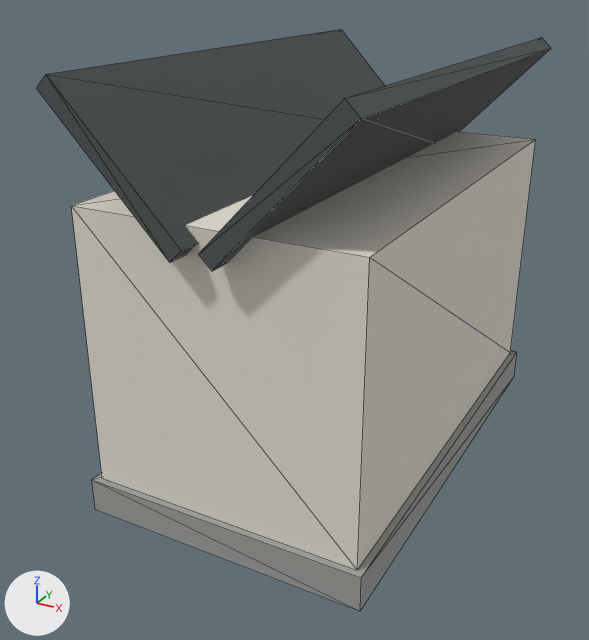
Two versions of the glTF model assets/runtime/models/norway/norway-house-white-dark_lod1.glb, one commit apart.
Camera for both pictures: a 50 mm camera at (8.95, -18.68, 12.71) aimed at (-0.71, -1.11, 3.92). The lights are fixed; the arrows at lower left show +X, +Y and +Z. The picture after the commit comes second. Mesh edges are drawn as thin lines. Vertices at exactly the same position are counted once.

Names of what the first picture shows: 'RF_House_Foundation', 'RF_House_RoofA', 'RF_House_RoofB', 'RF_House_Walls'.
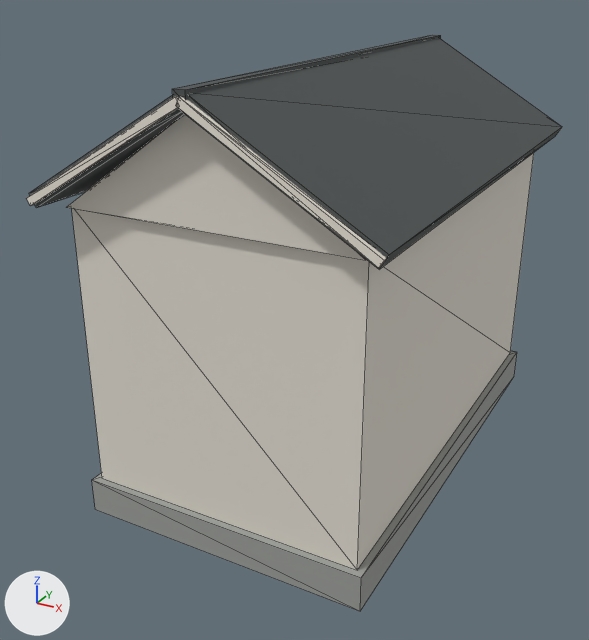
Not visible in the pictures: 'RF_House_VergeRightRear'.

Pixel boxes [x1, y1, x2, y2] of what changed, in the pictures (589 x 640 px):
'RF_House_RoofB', reshaped, moved (8% wider)
    before: [199, 37, 551, 271]
    after: [181, 38, 562, 269]
'RF_House_RoofA', reshaped, moved
    before: [37, 29, 385, 262]
    after: [29, 95, 186, 208]
'RF_House_Gables', added
    after: [67, 115, 367, 260]
'RF_House_VergeRightFront', added
    after: [176, 97, 387, 268]
'RF_House_VergeLeftFront', added
    after: [27, 96, 179, 206]
'RF_House_RidgeCap', added
    after: [172, 35, 441, 100]

Patch to the scene script:
```diff
--- a/assets/runtime/models/norway/norway-house-white-dark_lod1.glb.py
+++ b/assets/runtime/models/norway/norway-house-white-dark_lod1.glb.py
@@ me_cube_191 @@
-me_cube_191.from_pydata(...)  # 8 vertices, 12 faces; spans x -1.66..1.66, y -6.57..6.57, z -1.71..1.71
-me_cube_191.vertices[0].co = (-1.66, -6.57, 1.42)  # pixel (36, 88)
-me_cube_191.vertices[1].co = (-1.36, -6.57, 1.71)  # pixel (45, 74)
-me_cube_191.vertices[2].co = (-1.66, 6.57, 1.42)
-me_cube_191.vertices[3].co = (-1.36, 6.57, 1.71)  # pixel (341, 29)
-me_cube_191.vertices[4].co = (1.36, -6.57, -1.71)  # pixel (169, 262)
-me_cube_191.vertices[5].co = (1.66, -6.57, -1.42)  # pixel (181, 250)
-me_cube_191.vertices[6].co = (1.36, 6.57, -1.71)
-me_cube_191.vertices[7].co = (1.66, 6.57, -1.42)
+me_cube_191.from_pydata(...)  # 8 vertices, 12 faces; spans x -2.1..2.1, y -6.58..6.58, z -1.33..1.33
+# me_cube_191 part 1
+me_cube_191.vertices[0].co = (-1.92, -6.58, -1.33)  # pixel (36, 207)
+me_cube_191.vertices[1].co = (-2.1, -6.58, -1.03)  # pixel (28, 193)
+me_cube_191.vertices[2].co = (-1.92, 6.58, -1.33)
+me_cube_191.vertices[3].co = (-2.1, 6.58, -1.03)
+me_cube_191.vertices[4].co = (2.1, -6.58, 1.03)
+me_cube_191.vertices[5].co = (1.92, -6.58, 1.33)
+me_cube_191.vertices[6].co = (2.1, 6.58, 1.03)
+me_cube_191.vertices[7].co = (1.92, 6.58, 1.33)
 me_cube_191.materials.append(mat_rf_roof_slate)
@@ me_cube_192 @@
-me_cube_192.from_pydata(...)  # 8 vertices, 12 faces; spans x -1.66..1.66, y -6.57..6.57, z -1.71..1.71
-me_cube_192.vertices[0].co = (-1.36, -6.57, -1.71)  # pixel (211, 271)
-me_cube_192.vertices[1].co = (-1.66, -6.57, -1.42)  # pixel (198, 254)
-me_cube_192.vertices[2].co = (-1.36, 6.57, -1.71)
-me_cube_192.vertices[3].co = (-1.66, 6.57, -1.42)
-me_cube_192.vertices[4].co = (1.66, -6.57, 1.42)  # pixel (361, 118)
-me_cube_192.vertices[5].co = (1.36, -6.57, 1.71)  # pixel (344, 98)
-me_cube_192.vertices[6].co = (1.66, 6.57, 1.42)  # pixel (551, 48)
-me_cube_192.vertices[7].co = (1.36, 6.57, 1.71)  # pixel (541, 37)
+me_cube_192.from_pydata(...)  # 8 vertices, 12 faces; spans x -2.1..2.1, y -6.58..6.58, z -1.33..1.33
+# me_cube_192 part 2
+me_cube_192.vertices[0].co = (-2.1, -6.58, 1.03)  # pixel (177, 108)
+me_cube_192.vertices[1].co = (-1.92, -6.58, 1.33)
+me_cube_192.vertices[2].co = (-2.1, 6.58, 1.03)
+me_cube_192.vertices[3].co = (-1.92, 6.58, 1.33)
+me_cube_192.vertices[4].co = (1.92, -6.58, -1.33)  # pixel (379, 269)
+me_cube_192.vertices[5].co = (2.1, -6.58, -1.03)  # pixel (389, 254)
+me_cube_192.vertices[6].co = (1.92, 6.58, -1.33)  # pixel (555, 136)
+me_cube_192.vertices[7].co = (2.1, 6.58, -1.03)  # pixel (562, 126)
 me_cube_192.materials.append(mat_rf_roof_slate)
@@ me_cube_255 @@
+me_cube_255.from_pydata([(-2.06, -0.08, 1.1), (-1.96, -0.08, 1.26), (-2.06, 0.08, 1.1), (-1.96, 0.08, 1.26), (1.96, -0.08, -1.26), (2.06, -0.08, -1.1), (1.96, 0.08, -1.26), (2.06, 0.08, -1.1)], [], [(0, 1, 3), (0, 3, 2), (2, 3, 7), (2, 7, 6), (6, 7, 5), (6, 5, 4), (4, 5, 1), (4, 1, 0), (2, 6, 4), (2, 4, 0), (7, 3, 1), (7, 1, 5)])
+me_cube_255.materials.append(mat_rf_warm_white)  # white #efe8dd
@@ me_cube_252 @@
+me_cube_252.from_pydata([(-1.96, -0.08, -1.26), (-2.06, -0.08, -1.1), (-1.96, 0.08, -1.26), (-2.06, 0.08, -1.1), (2.06, -0.08, 1.1), (1.96, -0.08, 1.26), (2.06, 0.08, 1.1), (1.96, 0.08, 1.26)], [], [(0, 1, 3), (0, 3, 2), (2, 3, 7), (2, 7, 6), (6, 7, 5), (6, 5, 4), (4, 5, 1), (4, 1, 0), (2, 6, 4), (2, 4, 0), (7, 3, 1), (7, 1, 5)])
+me_cube_252.materials.append(mat_rf_warm_white)  # white #efe8dd
@@ ob_rf_house_roofa @@
 ob_rf_house_roofa = bpy.data.objects.new('RF_House_RoofA', me_cube_191)
-ob_rf_house_roofa.location = (-1.85, 0.0, 9.0)
+ob_rf_house_roofa.location = (-2.01, 0.0, 9.26)
@@ ob_rf_house_roofb @@
 ob_rf_house_roofb = bpy.data.objects.new('RF_House_RoofB', me_cube_192)
-ob_rf_house_roofb.location = (1.85, 0.0, 9.0)
+ob_rf_house_roofb.location = (2.01, 0.0, 9.26)
@@ ob_rf_house_ridgecap @@
+ob_rf_house_ridgecap = bpy.data.objects.new('RF_House_RidgeCap', me_cube_256)  # a box spanning x -0.14..0.14, y -6.64..6.64, z -0.12..0.12; in mat_rf_roof_slate (dark grey #4d5252)
+ob_rf_house_ridgecap.location = (0.0, 0.0, 10.52)
@@ ob_rf_house_vergerightrear @@
+ob_rf_house_vergerightrear = bpy.data.objects.new('RF_House_VergeRightRear', me_cube_255)
+ob_rf_house_vergerightrear.location = (2.01, 6.62, 9.26)
@@ ob_rf_house_vergerightfront @@
+ob_rf_house_vergerightfront = bpy.data.objects.new('RF_House_VergeRightFront', me_cube_255.copy())
+ob_rf_house_vergerightfront.location = (2.01, -6.62, 9.26)
@@ ob_rf_house_vergeleftfront @@
+ob_rf_house_vergeleftfront = bpy.data.objects.new('RF_House_VergeLeftFront', me_cube_252)
+ob_rf_house_vergeleftfront.location = (-2.01, -6.62, 9.26)
@@ ob_rf_house_gables @@
+ob_rf_house_gables = bpy.data.objects.new('RF_House_Gables', me_rf_house_gables_mesh_015)  # 12 vertices, 16 faces; spans x -3.5..3.5, y -6.16..6.16, z 7.9..10.3; in mat_rf_wall_white_dark (white #e5dfd4)
+ob_rf_house_gables.location = (0.0, 0.0, 0.0)
```
